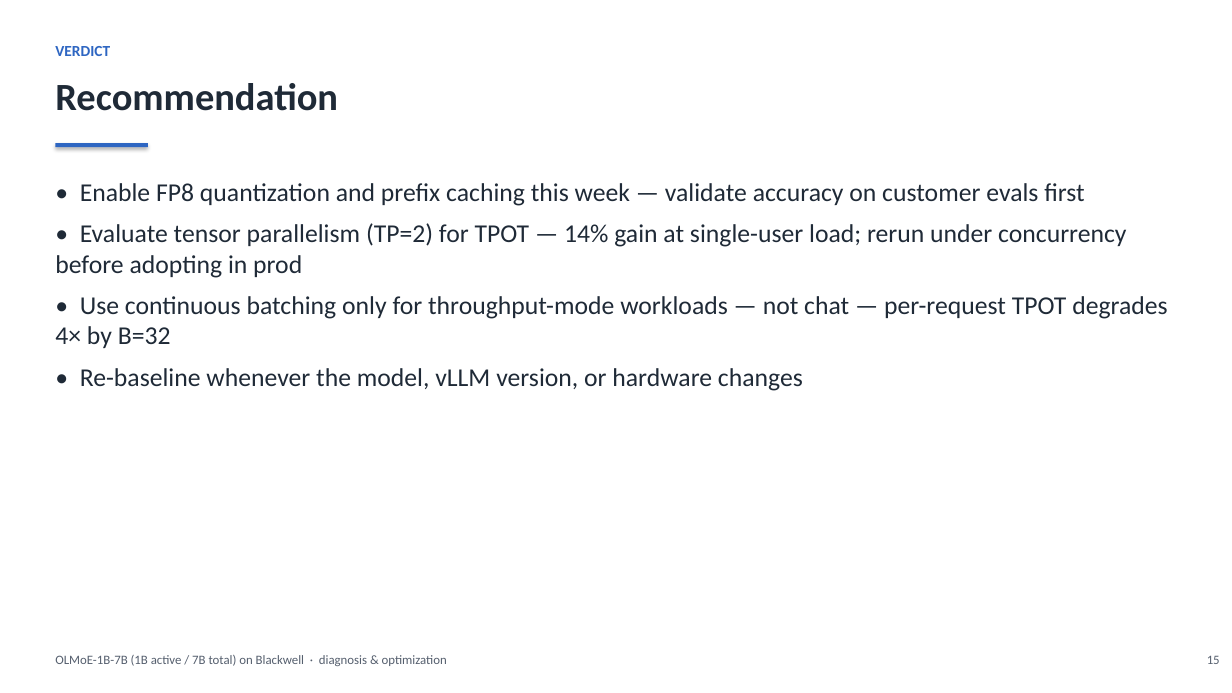
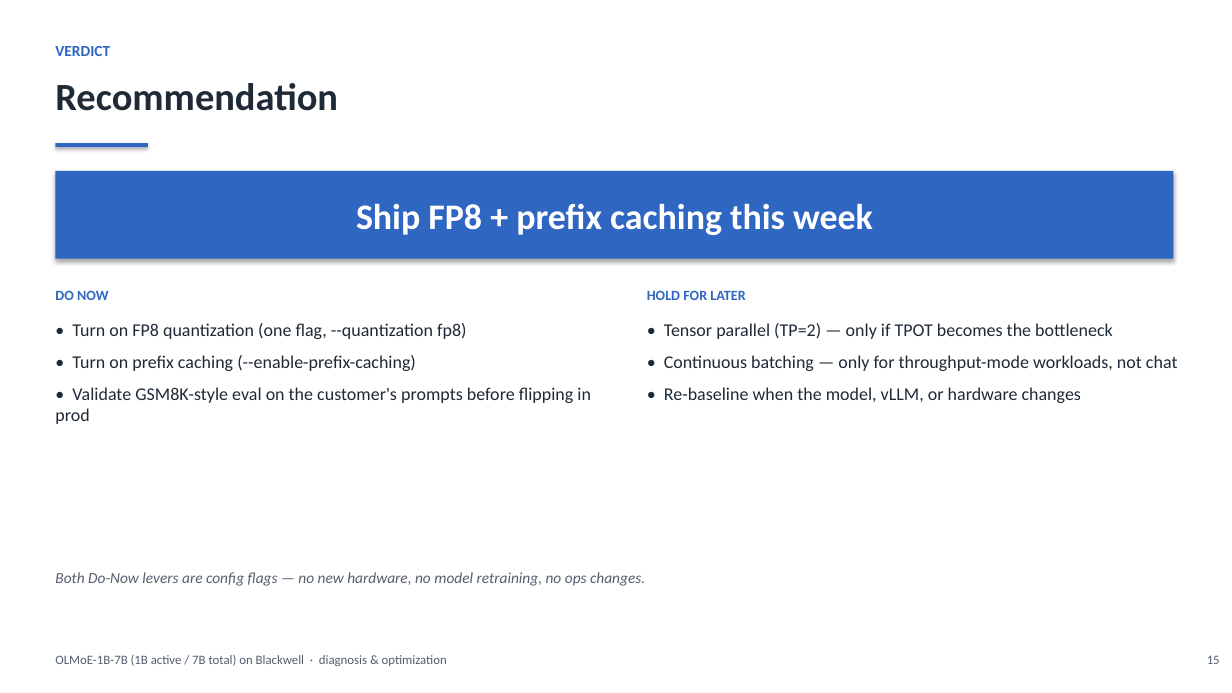
Before and after one commit to harishvs/moe-inference-optimize, a slide deck: slide 15 of talk/deck.pptx. Drawn at 1232x693 pixels with LibreOffice and Linux fonts; fonts in the diff are those of the drawing. Boxes give left, top, right and bottom in pixels: in the first picture for what was removed or moved away, otherwise in the second. Text is boxed around its words. In the diff, an @@ line names an element or a change of style, - is before the commit and + after.

```diff
--- a/talk/deck.pptx
+++ b/talk/deck.pptx
@@ rectangle added at (x1=55, y1=171, x2=1174, y2=259), fill #2E66C2, 28 pt, text #FFFFFF, bold @@
+Ship FP8 + prefix caching this week
@@ text removed at (x1=55, y1=183, x2=1167, y2=391) @@
-• Enable FP8 quantization and prefix caching this week — validate accuracy on customer evals first
-• Evaluate tensor parallelism (TP=2) for TPOT — 14% gain at single-user load; rerun under concurrency before adopting in prod
-• Use continuous batching only for throughput-mode workloads — not chat — per-request TPOT degrades 4× by B=32
-• Re-baseline whenever the model, vLLM version, or hardware changes
@@ text added at (x1=55, y1=290, x2=109, y2=300), 11 pt, text #2E66C2, bold @@
+DO NOW
@@ text added at (x1=647, y1=290, x2=745, y2=300), 11 pt, text #2E66C2, bold @@
+HOLD FOR LATER
@@ text added at (x1=55, y1=323, x2=591, y2=424), 14 pt, text #1F2A37 @@
+• Turn on FP8 quantization (one flag, --quantization fp8)
+• Turn on prefix caching (--enable-prefix-caching)
+• Validate GSM8K-style eval on the customer's prompts before flipping in prod
@@ text added at (x1=664, y1=323, x2=1178, y2=403), 14 pt, text #1F2A37 @@
+• Tensor parallel (TP=2) — only if TPOT becomes the bottleneck
+• Continuous batching — only for throughput-mode workloads, not chat
+• Re-baseline when the model, vLLM, or hardware changes
@@ text added at (x1=55, y1=572, x2=645, y2=586), 12 pt, text #555F6E, italic @@
+Both Do-Now levers are config flags — no new hardware, no model retraining, no ops changes.
```
Also in this commit, not shown: 15 other slides changed, 3 slides added, 6 other files.
